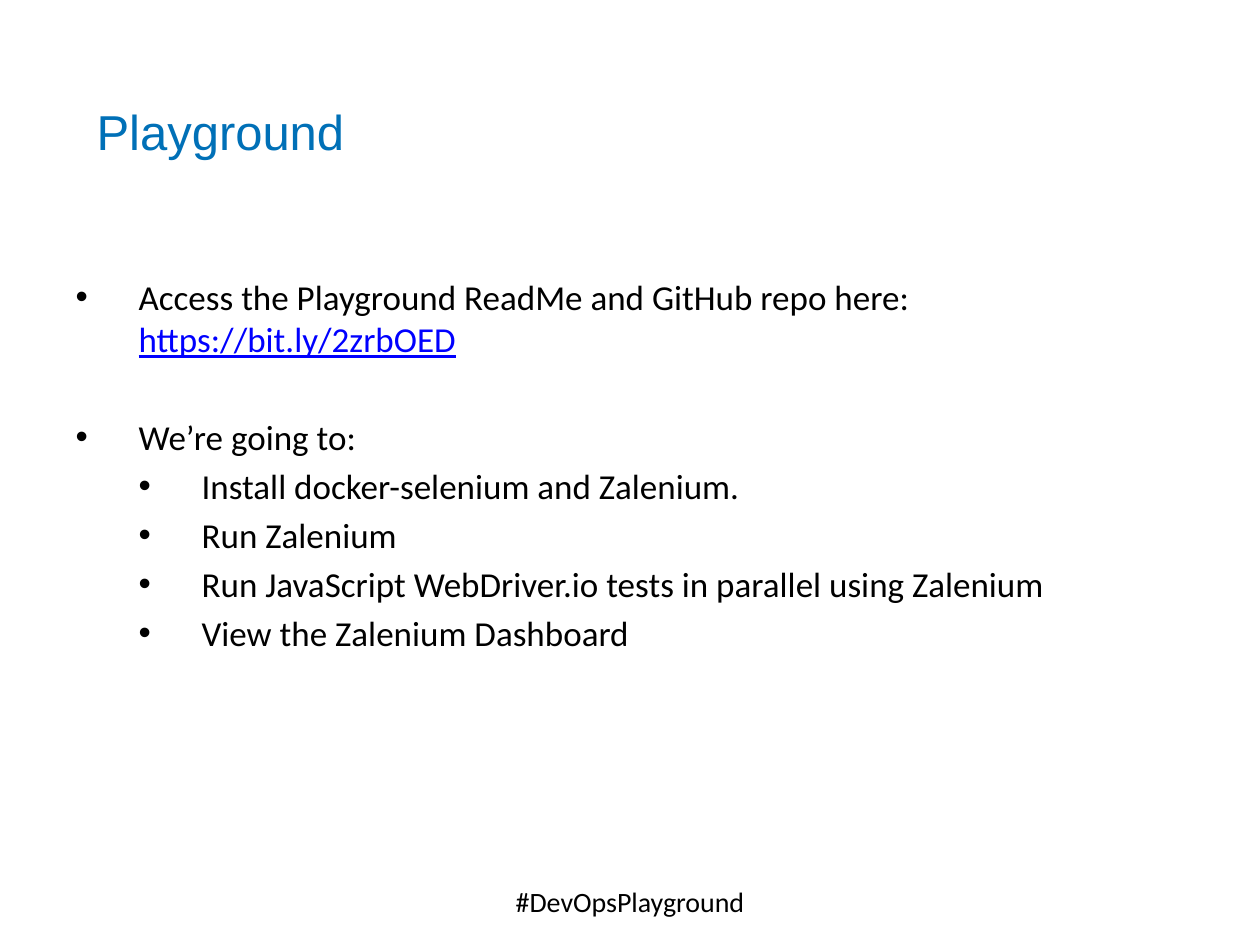
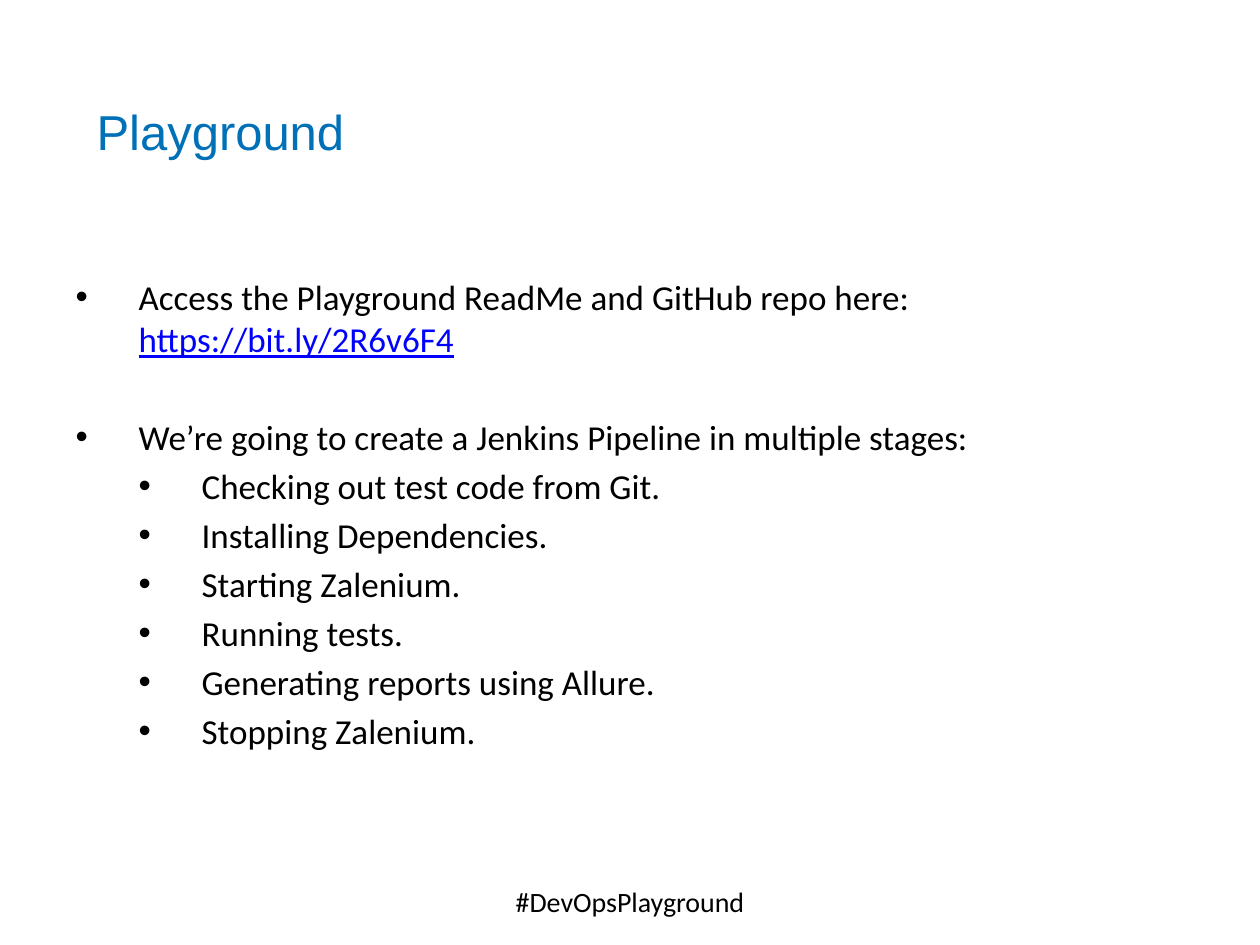
Before and after one commit to DevOpsPlayground/Hands-on-with-Continuous-Testing-using-Jenkins-and-Zalenium, a slide deck: slide 10 of ZaleniumJenkins.pptx. Drawn at 1260x945 pixels with LibreOffice and Linux fonts; fonts in the diff are those of the drawing; background and template pictures are left out. Boxes give left, top, right and bottom in pixels: in the first picture for what was removed or moved away, otherwise in the second. Text is boxed around its words. In the diff, an @@ line names an element or a change of style, - is before the commit and + after.

```diff
--- a/ZaleniumJenkins.pptx
+++ b/ZaleniumJenkins.pptx
@@ text at (139, 285, 967, 750): text changed @@
-• Access the Playground ReadMe and GitHub repo here: https://bit.ly/2zrbOED
-• We’re going to:
-  • Install docker-selenium and Zalenium.
-  • Run Zalenium
-  • Run JavaScript WebDriver.io tests in parallel using Zalenium
-  • View the Zalenium Dashboard
+• Access the Playground ReadMe and GitHub repo here: https://bit.ly/2R6v6F4
+• We’re going to create a Jenkins Pipeline in multiple stages:
+  • Checking out test code from Git.
+  • Installing Dependencies.
+  • Starting Zalenium.
+  • Running tests.
+  • Generating reports using Allure.
+  • Stopping Zalenium.
```
Also in this commit, not shown: 1 other slide changed, 1 other file.
